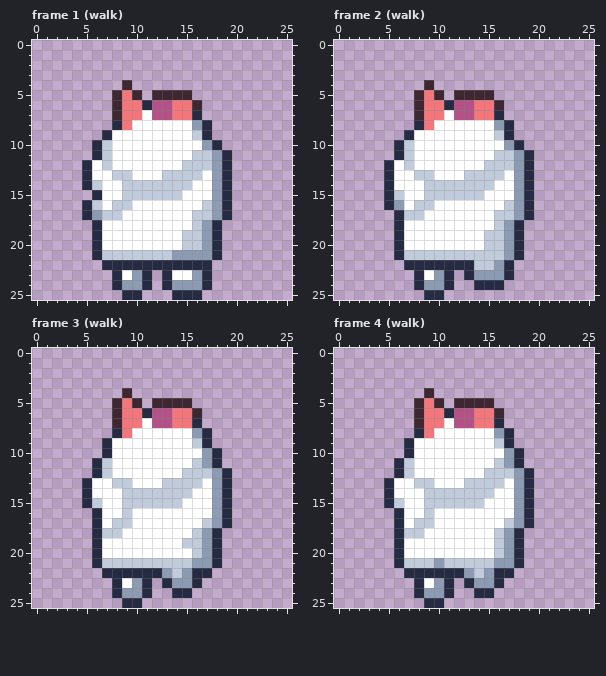
A pixel-art file gets an edit: art/minis/dog-ginger@69.aseprite. The first picture shows the starting point.
26x26 pixels, 28 frames. Shown: frame 1 (walk), frame 2 (walk), frame 3 (walk), frame 4 (walk). The commit also changed other frames, which this record leaves out.
New version:
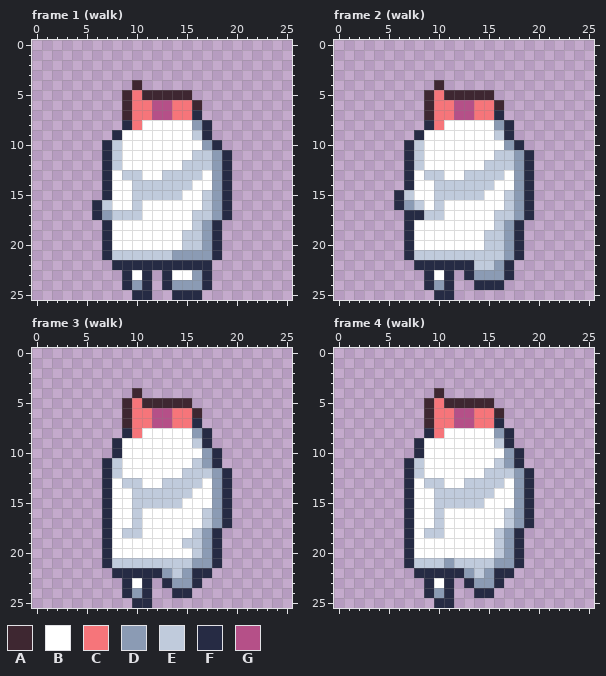
Palette (. is transparent): A #3e2731  B #ffffff  C #f6757a  D #8b9bb4  E #c0cbdc  F #262b44  G #b55088
The commit says: Keep dog motion inside readable pack silhouettes
Edits made:
Frame 1 (walk):
y 4: x 9..10 A. -> .A
y 5: x 8..11 ACA. -> .ACA
y 6: x 8..9 AC -> .A; x 11 F -> C
y 7: x 8..9 AC -> .A; x 11 B -> C
y 8: x 8..10 FCB -> .FC
y 9: x 7..8 FB -> .F
y 10..11: x 6..8 FEB -> .FE
y 12: x 5..8 FBEB -> ..FE
y 13: x 5..8 FBBE -> ..FB; x 10 B -> E
y 14: x 5..7 FEB -> ..F; x 9 E -> B
y 15: x 6..7 FB -> .F; x 9 E -> B; x 17 B -> E
y 16: x 5..10 FEBEEB -> .FEBBE
y 17: x 5..7 FDE -> .FD; x 9..10 BB -> EE
y 18..20: x 6..7 FB -> .F
y 21: x 6..7 FE -> .F
y 22: x 7 F -> .
y 23: x 8..10 FBD -> .FB
y 24: x 8..9 FD -> .F
y 25: x 9 F -> .; x 11 . -> F
Frame 2 (walk):
y 4: x 9..10 A. -> .A
y 5: x 8..11 ACA. -> .ACA
y 6: x 8..9 AC -> .A; x 11 F -> C
y 7: x 8..9 AC -> .A; x 11 B -> C
y 8: x 8..10 FCB -> .FC
y 9: x 7..8 FB -> .F
y 10..11: x 6..8 FEB -> .FE
y 12: x 5..8 FBEB -> ..FE
y 13: x 5..8 FBBE -> ..FB; x 10 B -> E
y 14: x 5..7 FBB -> ..F; x 9 E -> B
y 15: x 5..7 FEB -> .FE; x 9 E -> B; x 17 B -> E
y 16: x 5..7 FDB -> .FD; x 9..10 EB -> BE
y 17: x 6..10 FEEBB -> .FFEE
y 18..20: x 6..7 FB -> .F
y 21: x 6..7 FE -> .F
y 22: x 7 F -> .
y 23: x 8..10 FBD -> .FB
y 24: x 8..9 FD -> .F
y 25: x 9 F -> .; x 11 . -> F
Frame 3 (walk):
y 4: x 9..10 A. -> .A
y 5: x 8..11 ACA. -> .ACA
y 6: x 8..9 AC -> .A; x 11 F -> C
y 7: x 8..9 AC -> .A; x 11 B -> C
y 8: x 8..10 FCB -> .FC
y 9..10: x 7..8 FB -> .F
y 11..12: x 6..8 FEB -> .FE
y 13: x 5..8 FBBE -> ..FB; x 10 B -> E
y 14: x 5..7 FBB -> ..F; x 9 E -> B
y 15: x 5..7 FEB -> ..F; x 9 E -> B
y 16: x 6..7 FB -> .F; x 9..10 EB -> BE; x 17 B -> E
y 17: x 6..10 FBEEB -> .FBBE
y 18: x 6..10 FEEBB -> .FBEE
y 19..20: x 6..7 FB -> .F
y 21: x 6..7 FE -> .F
y 22: x 7 F -> .
y 23: x 8..10 FBD -> .FB
y 24: x 8..9 FD -> .F
y 25: x 9 F -> .; x 11 . -> F
Frame 4 (walk):
y 4: x 9..10 A. -> .A
y 5: x 8..11 ACA. -> .ACA
y 6: x 8..9 AC -> .A; x 11 F -> C
y 7: x 8..9 AC -> .A; x 11 B -> C
y 8: x 8..10 FCB -> .FC
y 9..10: x 7..8 FB -> .F
y 11..12: x 6..8 FEB -> .FE
y 13: x 5..8 FBBE -> ..FB; x 10 B -> E
y 14: x 5..7 FBB -> ..F; x 9 E -> B
y 15: x 5..7 FEB -> ..F; x 9 E -> B
y 16: x 6..7 FB -> .F; x 9..10 EB -> BE; x 17 B -> E
y 17: x 6..10 FBEEB -> .FBBE
y 18: x 6..10 FEEBB -> .FBEE
y 19..20: x 6..7 FB -> .F
y 21: x 6..7 FE -> .F; x 10..11 DE -> ED
y 22: x 7 F -> .
y 23: x 8..10 FBD -> .FB
y 24: x 8..9 FD -> .F
y 25: x 9 F -> .; x 11 . -> F
Pixel boxes of the changes (left, top, right, bottom) in both pictures:
changed: (82, 80, 152, 300)
changed: (202, 190, 212, 200)
changed: (384, 80, 454, 300)
changed: (504, 190, 514, 200)
changed: (82, 388, 152, 608)
changed: (202, 508, 212, 518)
changed: (384, 388, 454, 608)
changed: (504, 508, 514, 518)
